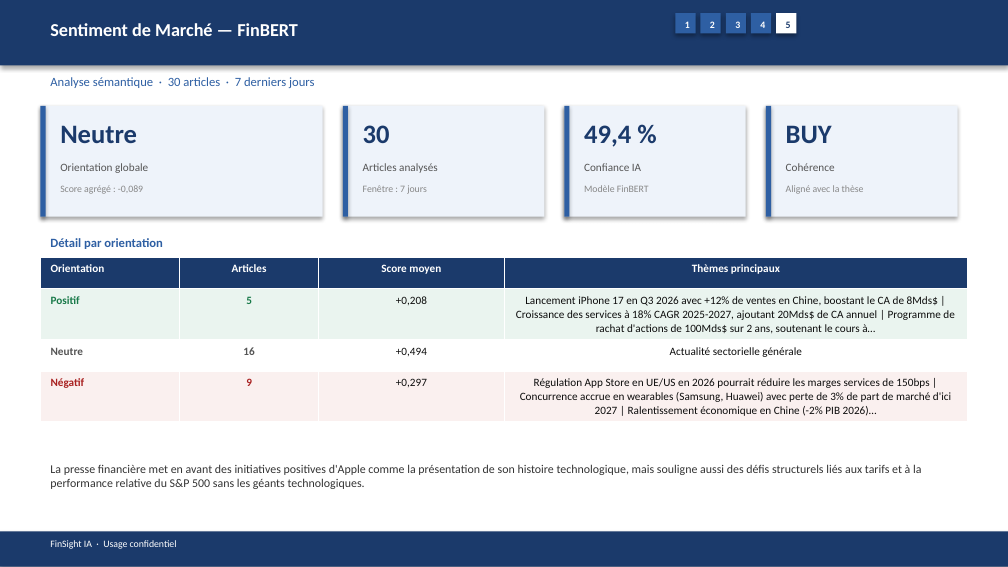
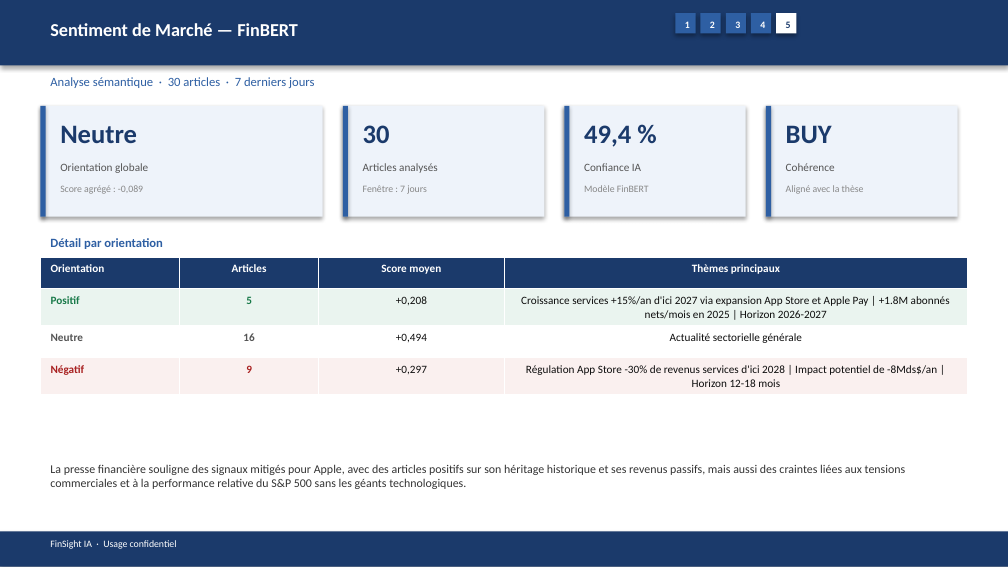
Before and after one commit to baptistejeh07-art/finsight-ia, a slide deck: slide 18 of preview/AAPL/AAPL_pitchbook.pptx. Drawn at 1008x567 pixels with LibreOffice and Linux fonts; fonts in the diff are those of the drawing. Boxes give left, top, right and bottom in pixels: in the first picture for what was removed or moved away, otherwise in the second. Text is boxed around its words. In the diff, an @@ line names an element or a change of style, - is before the commit and + after.

```diff
--- a/preview/AAPL/AAPL_pitchbook.pptx
+++ b/preview/AAPL/AAPL_pitchbook.pptx
@@ table at (40,257,968,391) @@
-row 2, column 4: Lancement iPhone 17 en Q3 2026 avec +12% de ventes en Chine, boostant le CA de 8Mds$ | Croissance des services à 18% CAGR 2025-2027, ajoutant 20Mds$ de CA annuel | Programme de rachat d'actions de 100Mds$ sur 2 ans, soutenant le cours à…
+row 2, column 4: Croissance services +15%/an d'ici 2027 via expansion App Store et Apple Pay | +1.8M abonnés nets/mois en 2025 | Horizon 2026-2027
-row 4, column 4: Régulation App Store en UE/US en 2026 pourrait réduire les marges services de 150bps | Concurrence accrue en wearables (Samsung, Huawei) avec perte de 3% de part de marché d'ici 2027 | Ralentissement économique en Chine (-2% PIB 2026)…
+row 4, column 4: Régulation App Store -30% de revenus services d'ici 2028 | Impact potentiel de -8Mds$/an | Horizon 12-18 mois
@@ text at (50,464,906,489): text changed @@
-La presse financière met en avant des initiatives positives d'Apple comme la présentation de son histoire technologique, mais souligne aussi des défis structurels liés aux tarifs et à la performance relative du S&P 500 sans les géants technologiques.
+La presse financière souligne des signaux mitigés pour Apple, avec des articles positifs sur son héritage historique et ses revenus passifs, mais aussi des craintes liées aux tensions commerciales et à la performance relative du S&P 500 sans les géants technologiques.
```
Also in this commit, not shown: 14 other slides changed, 4 other files.
